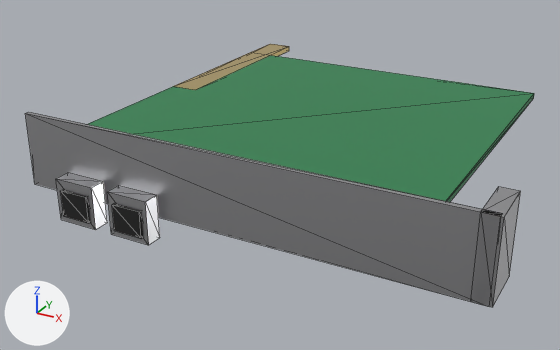
A saved change to the glTF model assets/card_modem.glb.
One viewpoint serves both versions: a 50 mm lens placed at (0.1324, -0.215, 0.0682), pointed at (0.0402, -0.0473, -0.0156). Lighting does not change. The marker at lower left points along +X, +Y and +Z. The older version comes first. Mesh edges are drawn as thin lines. Where no turn or scale is listed for an object, it has been applied to the vertices. Vertices at exactly the same position are counted once.

Objects in the first picture: 'card_modem_body'.
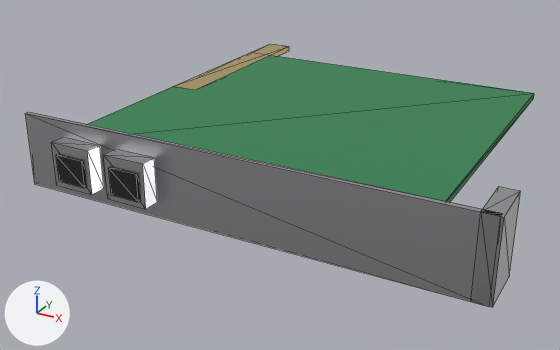
Boxes [x1, y1, x2, y2] around the edits, measured in the pictures (560 x 350 px; the box of a moved part takes in the faces that stretch with it):
```json
{"part": 1, "of": "me_card_modem_body", "change": "moved or reshaped", "before": [56, 173, 107, 230], "after": [51, 137, 104, 195]}
{"part": 2, "of": "me_card_modem_body", "change": "moved or reshaped", "before": [107, 185, 160, 245], "after": [104, 149, 157, 209]}
{"part": 3, "of": "me_card_modem_body", "change": "moved or reshaped", "before": [61, 190, 90, 223], "after": [56, 154, 86, 188]}
{"part": 4, "of": "me_card_modem_body", "change": "moved or reshaped", "before": [112, 204, 143, 239], "after": [108, 167, 140, 202]}
```

The change, as JSON lines over the scene's bpy script:
```json
{"block": "me_card_modem_body", "where": "# used by ob_card_modem_body"}
{"op": "remove", "block": "me_card_modem_body", "code": "me_card_modem_body.from_pydata(...)  # 104 vertices, 164 faces; spans x -0.049..0.066, y -0.0635..0.064, z -0.011..0.012"}
{"op": "add", "block": "me_card_modem_body", "code": "me_card_modem_body.from_pydata(...)  # 104 vertices, 164 faces; spans x -0.049..0.066, y -0.0635..0.064, z -0.0108..0.012"}
{"block": "me_card_modem_body", "change": "me_card_modem_body part 1: the loose piece of 8 vertices spanning x -0.0333..-0.0228, y -0.063..-0.059, z -0.011..-0.0005 is moved by (0.0, 0.0, 0.0088)"}
{"block": "me_card_modem_body", "change": "me_card_modem_body part 2: the loose piece of 8 vertices spanning x -0.0183..-0.0078, y -0.063..-0.059, z -0.011..-0.0005 is moved by (0.0, 0.0, 0.0088)"}
{"block": "me_card_modem_body", "change": "me_card_modem_body part 3: the loose piece of 8 vertices spanning x -0.0318..-0.0243, y -0.0635..-0.0615, z -0.0095..-0.003 is moved by (0.0, 0.0, 0.0088)"}
{"block": "me_card_modem_body", "change": "me_card_modem_body part 4: the loose piece of 8 vertices spanning x -0.0168..-0.0093, y -0.0635..-0.0615, z -0.0095..-0.003 is moved by (0.0, 0.0, 0.0088)"}
```
